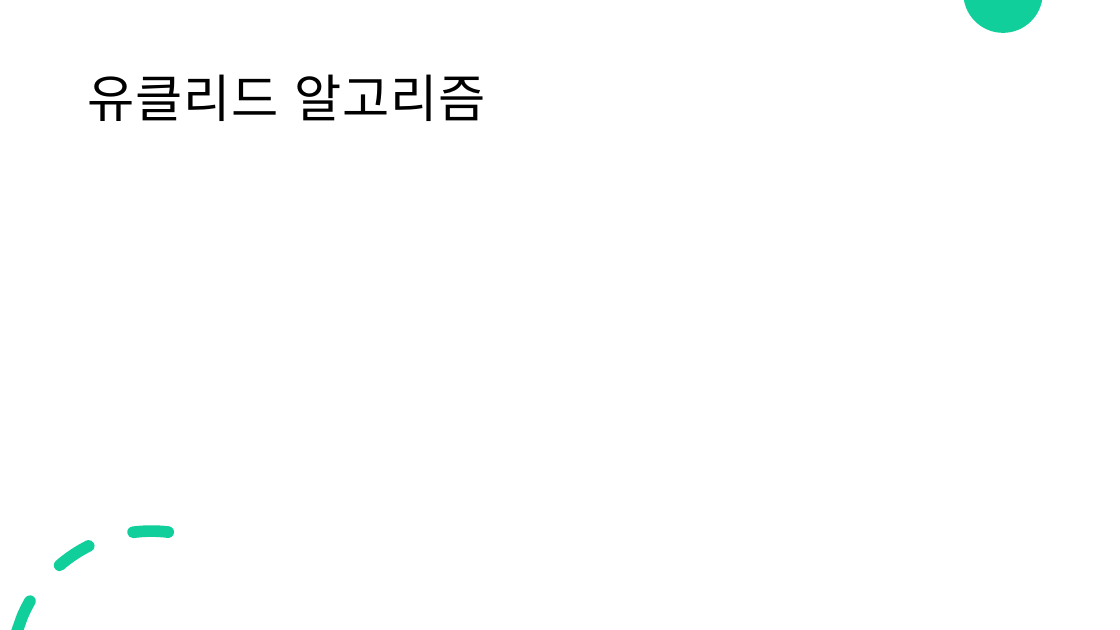
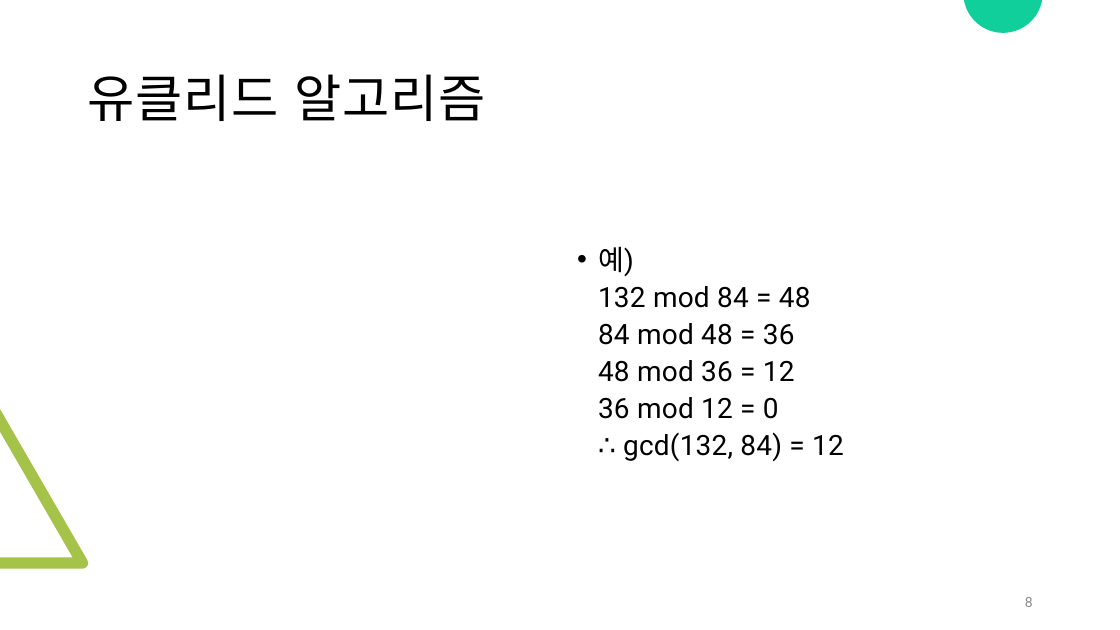
Before and after one commit to js4484821266/congrlang, a slide deck: slide 8 of congrlang.pptx. Drawn at 1120x630 pixels with LibreOffice and Linux fonts; fonts in the diff are those of the drawing; grey boxes stand for pictures. Boxes give left, top, right and bottom in pixels: in the first picture for what was removed or moved away, otherwise in the second. Text is boxed around its words. In the diff, an @@ line names an element or a change of style, - is before the commit and + after.

```diff
--- a/congrlang.pptx
+++ b/congrlang.pptx
@@ text added at [598, 246, 844, 462], 24 pt, text #000000 @@
+• 예)
+  132 mod 84 = 48
+  84 mod 48 = 36
+  48 mod 36 = 12
+  36 mod 12 = 0
+  ∴ gcd(132, 84) = 12
@@ freeform shape added at [0, 409, 88, 568], fill #A5C249 @@
@@ freeform shape removed at [12, 525, 175, 630] @@
@@ page number added at [1025, 597, 1033, 607], 12 pt, text #8C8C8C @@
+8
```
Also in this commit, not shown: 10 other slides changed, 1 slide added, 1 other file.
